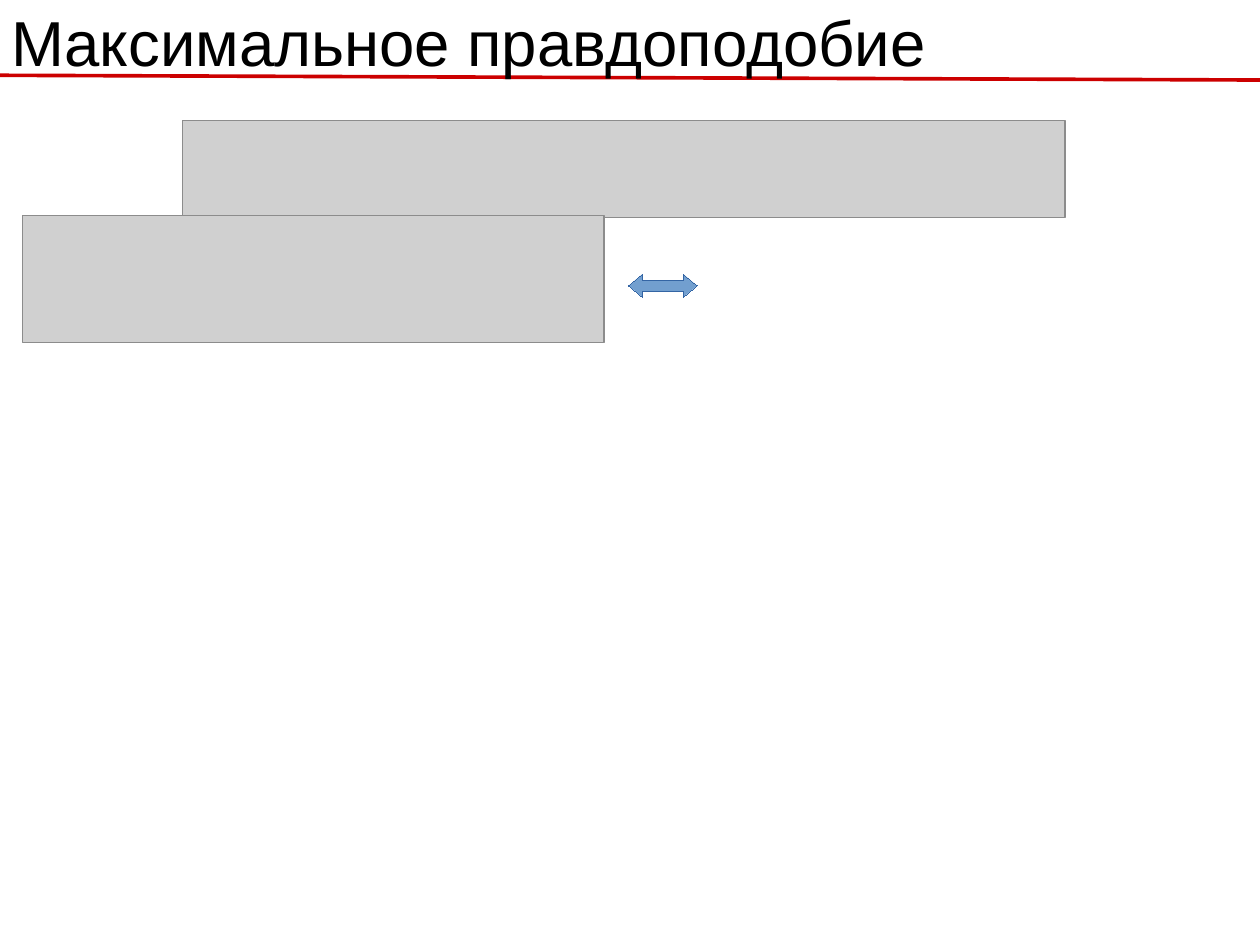
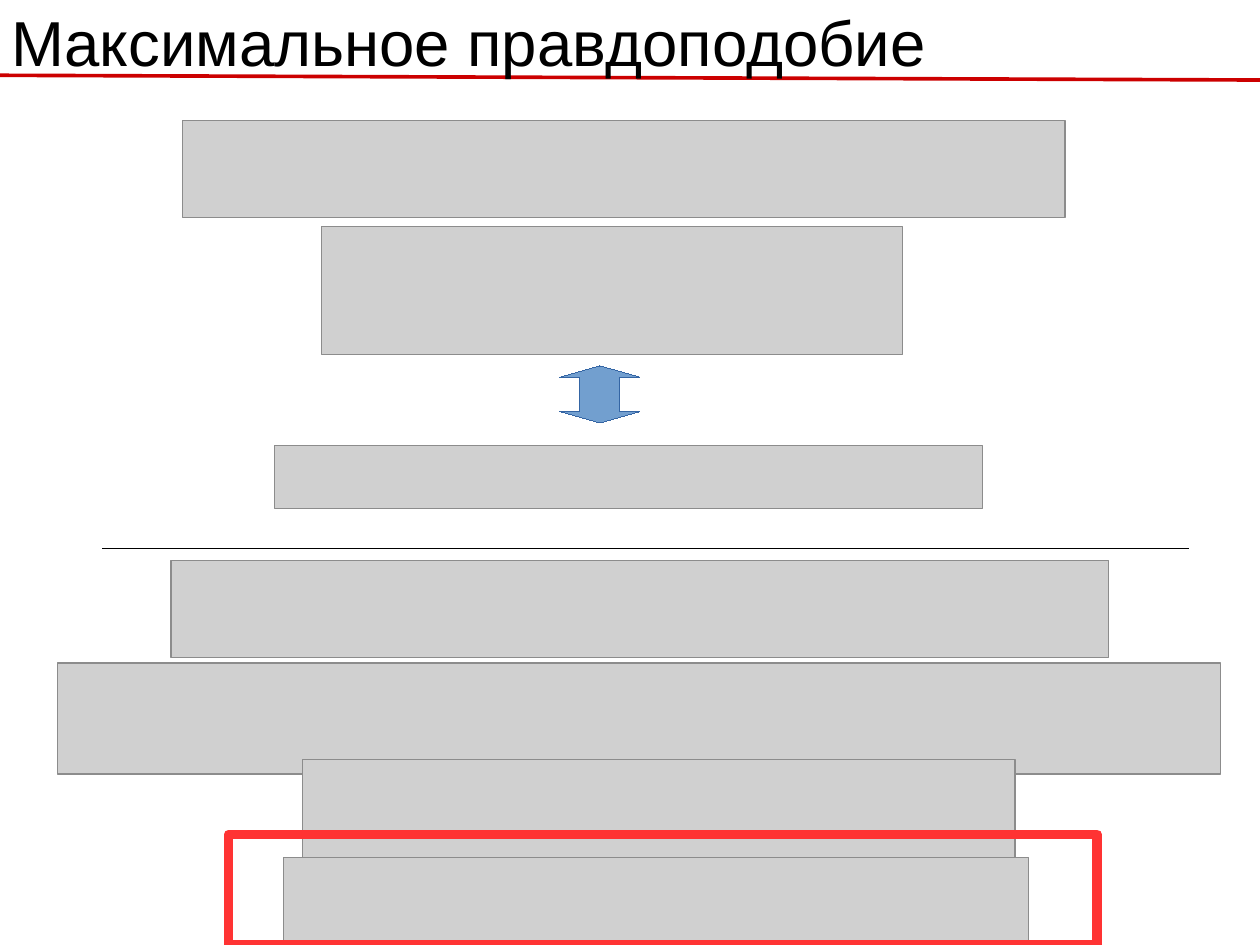
Before and after one commit to rykachevskiy/239, a slide deck: slide 9 of 3.Classification,Logistic_regression/Logistic_regression.odp (slide 8 before the commit). Drawn at 1260x945 pixels with LibreOffice and Linux fonts; fonts in the diff are those of the drawing; grey boxes stand for pictures. Boxes give left, top, right and bottom in pixels: in the first picture for what was removed or moved away, otherwise in the second. Text is boxed around its words. In the diff, an @@ line names an element or a change of style, - is before the commit and + after.

```diff
--- a/3.Classification,Logistic_regression/Logistic_regression.odp
+++ b/3.Classification,Logistic_regression/Logistic_regression.odp
@@ picture moved from (x1=23, y1=215, x2=605, y2=343) to (x1=321, y1=226, x2=903, y2=354) @@
@@ left right arrow removed at (x1=629, y1=274, x2=697, y2=297) @@
@@ up down arrow added at (x1=560, y1=366, x2=640, y2=423), fill #729FCF, outline #3465A4 0 pt @@
@@ picture added at (x1=274, y1=446, x2=983, y2=509) @@
@@ line added from (103, 549) to (1189, 549), #000000 0 pt @@
@@ picture added at (x1=172, y1=560, x2=1109, y2=657) @@
@@ picture added at (x1=57, y1=663, x2=1221, y2=774) @@
@@ picture added at (x1=303, y1=759, x2=1015, y2=858) @@
@@ rectangle added at (x1=229, y1=835, x2=1098, y2=945), outline #FF3333 6.01 pt @@
@@ picture added at (x1=284, y1=858, x2=1029, y2=945) @@
```
Also in this commit, not shown: 2 other slides changed, 13 slides added, 9 slides removed, 9 other files.
